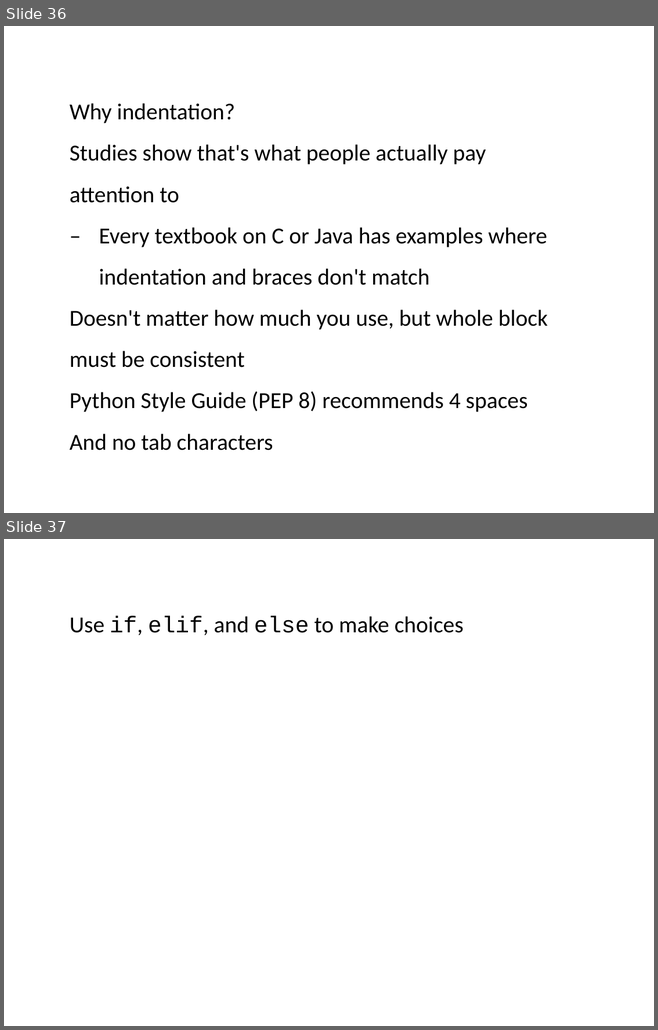
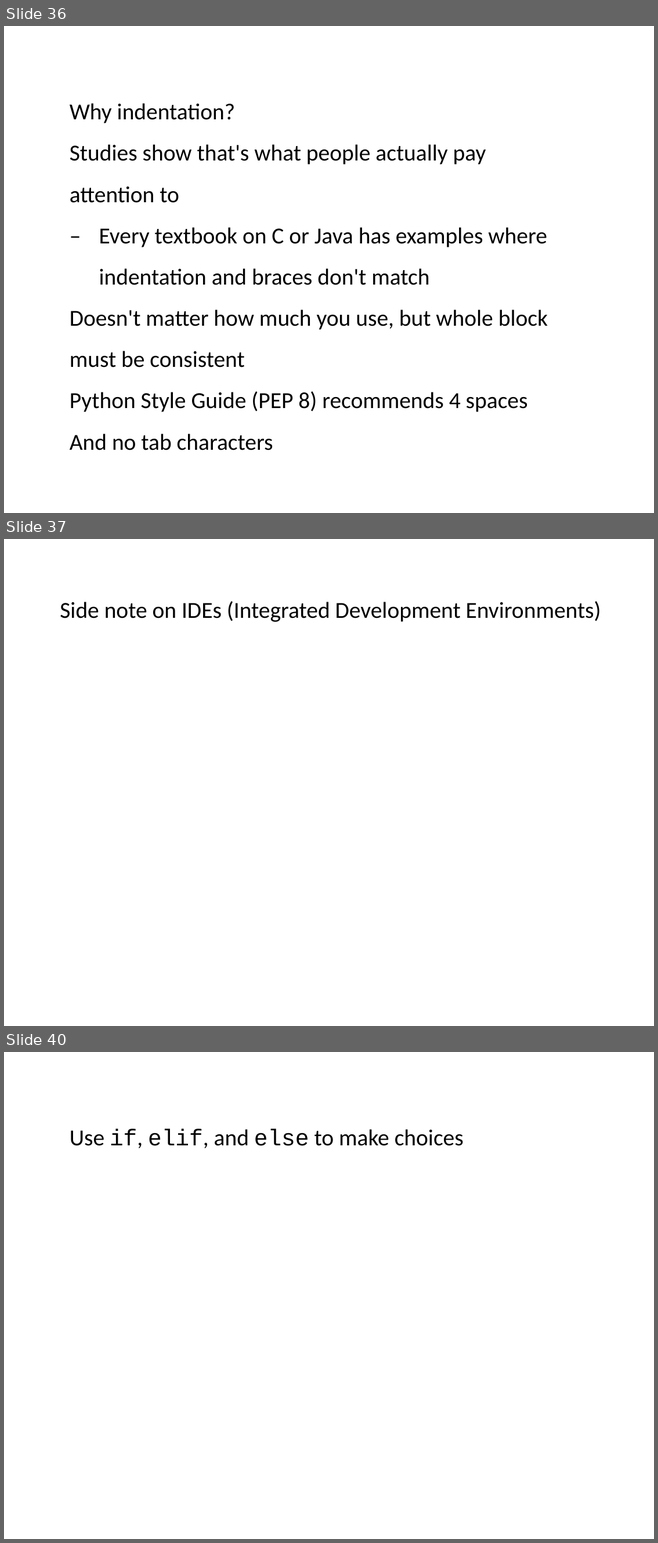
Before and after one commit to ncasuk/ncas-isc, a slide deck: python/presentations/learning_python/05_flow.pptx. Shown one above the other, each under a label of ours: slides 36 and 37 before the commit, slides 36, 37 and 40 after it; the slides between them are not shown. The pictures are 658x1030 and 658x1543 pixels, drawn with LibreOffice and Linux fonts; fonts in the diff are those of the drawing; background and template pictures are left out. Boxes give left, top, right and bottom in pixels: in the first picture for what was removed or moved away, otherwise in the second. Text is boxed around its words. In the diff, an @@ line names an element or a change of style, - is before the commit and + after.

Commit message:
Added mention of pass, continue and break in learning_python flow presentations as well as mentioning that IDEs support auto 4 space indentation

```diff
--- a/python/presentations/learning_python/05_flow.pptx
+++ b/python/presentations/learning_python/05_flow.pptx
@@ slide 37 added at <box>4,539,654,1026</box>, background picture (left out) @@
@@ text added at <box>60,601,601,622</box>, 28 pt, text #000000 @@
+Side note on IDEs (Integrated Development Environments)
@@ what was slide 37 is now slide 40 @@
```
Also in this commit, not shown: 1 slide changed, 7 other slides added, 4 slides removed, 1 other file.
